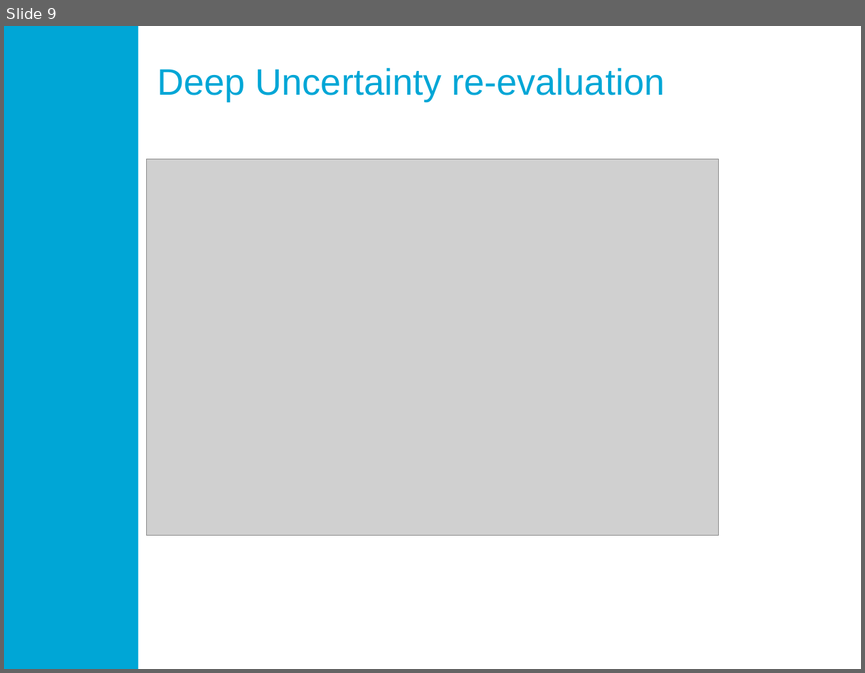
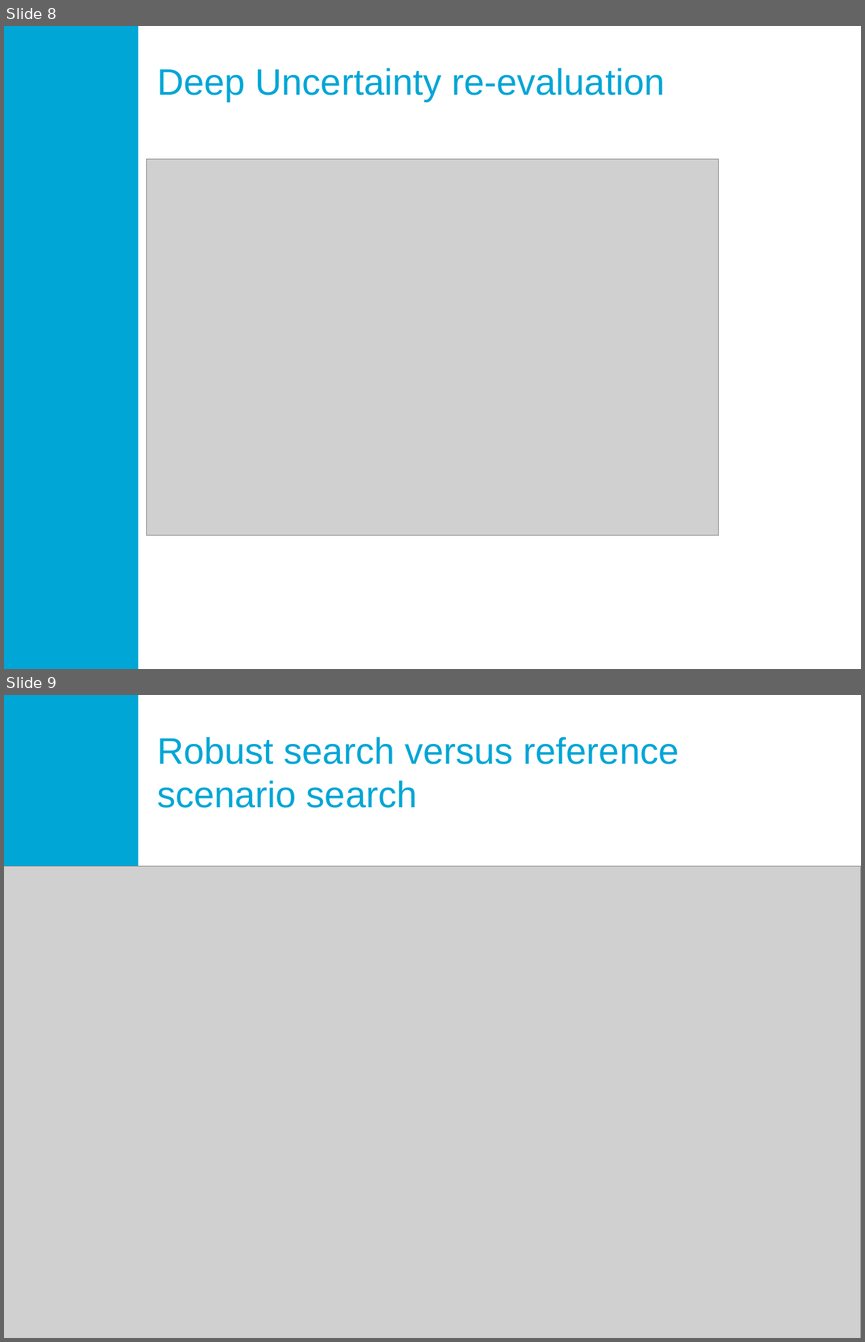
Before and after one commit to quaquel/resilience17, a slide deck: draft resilience17.pptx. Shown one above the other, each under a label of ours: slide 9 before the commit, slides 8 and 9 after it. The pictures are 865x673 and 865x1342 pixels, drawn with LibreOffice and Linux fonts; fonts in the diff are those of the drawing; grey boxes stand for pictures; background and template pictures are left out. Boxes give left, top, right and bottom in pixels: in the first picture for what was removed or moved away, otherwise in the second. Text is boxed around its words. In the diff, an @@ line names an element or a change of style, - is before the commit and + after.

```diff
--- a/draft resilience17.pptx
+++ b/draft resilience17.pptx
@@ slide 9 added at (4, 695, 861, 1338), background #FFFFFF; not listed: 1 template element that a slide beside it also shows @@
@@ title added at (157, 736, 679, 808), 44 pt, text #00A6D6 @@
+Robust search versus reference scenario search
@@ picture added at (4, 866, 861, 1338) @@
@@ what was slide 9 is now slide 8 @@
```
Also in this commit, not shown: 3 other slides added, 5 slides removed, 8 other files.
